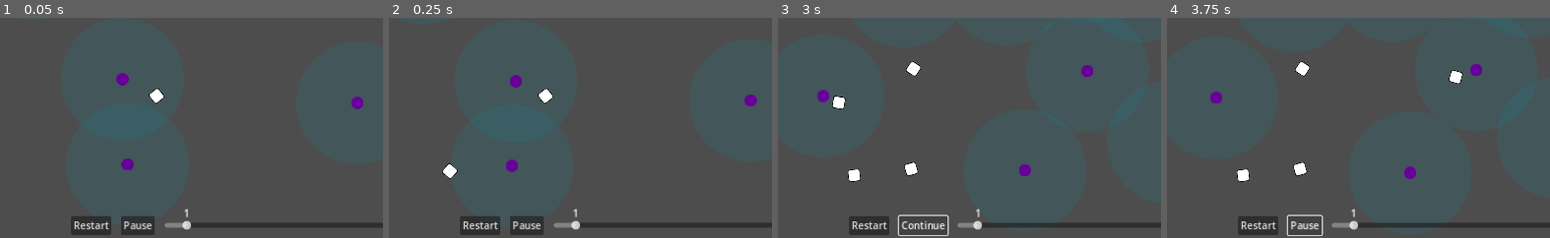
Above: before the commit, frames 1-4 (left to right).
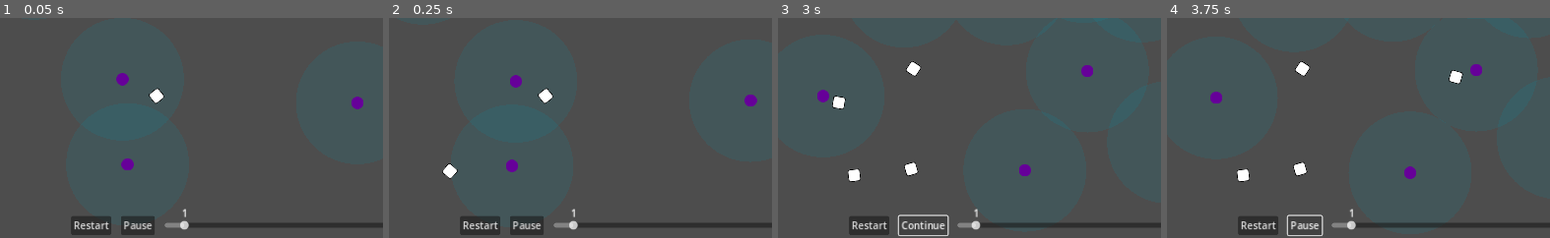
Above: after the commit, the same moments.

Repository: wivest/Natural-Selection
Game: Godot game, scene res://main.tscn
Same seed, same stepped clock (60 frames per second), same inputs: the game is played once before the commit and once after it.
Inputs:
- Up to frame 1 (0.05 s): no input
- Up to frame 2 (0.25 s): no input
- Up to frame 3 (3 s): click "Restart" at 0.5 s; click "Restart" at 1.25 s; click "Restart" at 2 s; click "Pause" at 2.75 s
- Up to frame 4 (3.75 s): click "Continue" at 3.5 s
The pictures show only the part of the screen within x 14-64%, y 48-98%; the shares and areas given below are measured in that part.

The runs differ from the first frame. In frame 1, 0.1% of the frame differs, in the area x 47-50%, y 86-97%; in frame 2, 0.1%; in frame 3, 0.1%; in frame 4, 0.1%.

Commit message:
fix: set minimum speed value to non-zero

Diff:
--- a/ui/bar/bar.tscn
+++ b/ui/bar/bar.tscn
@@ -36,6 +36,7 @@
 layout_mode = 2
 size_flags_horizontal = 3
 size_flags_vertical = 4
+min_value = 0.1
 max_value = 10.0
 step = 0.1
 value = 1.0
